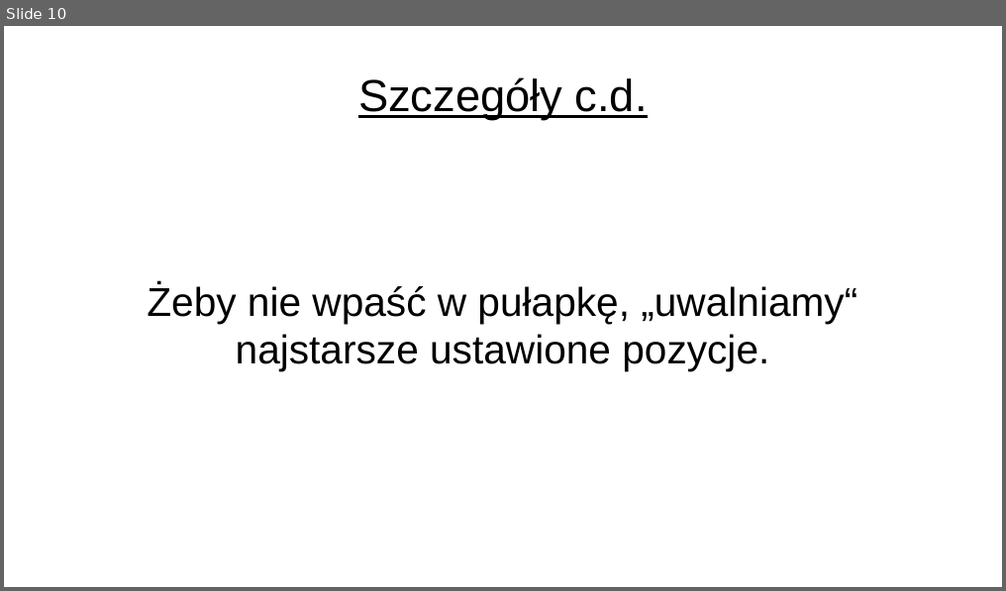
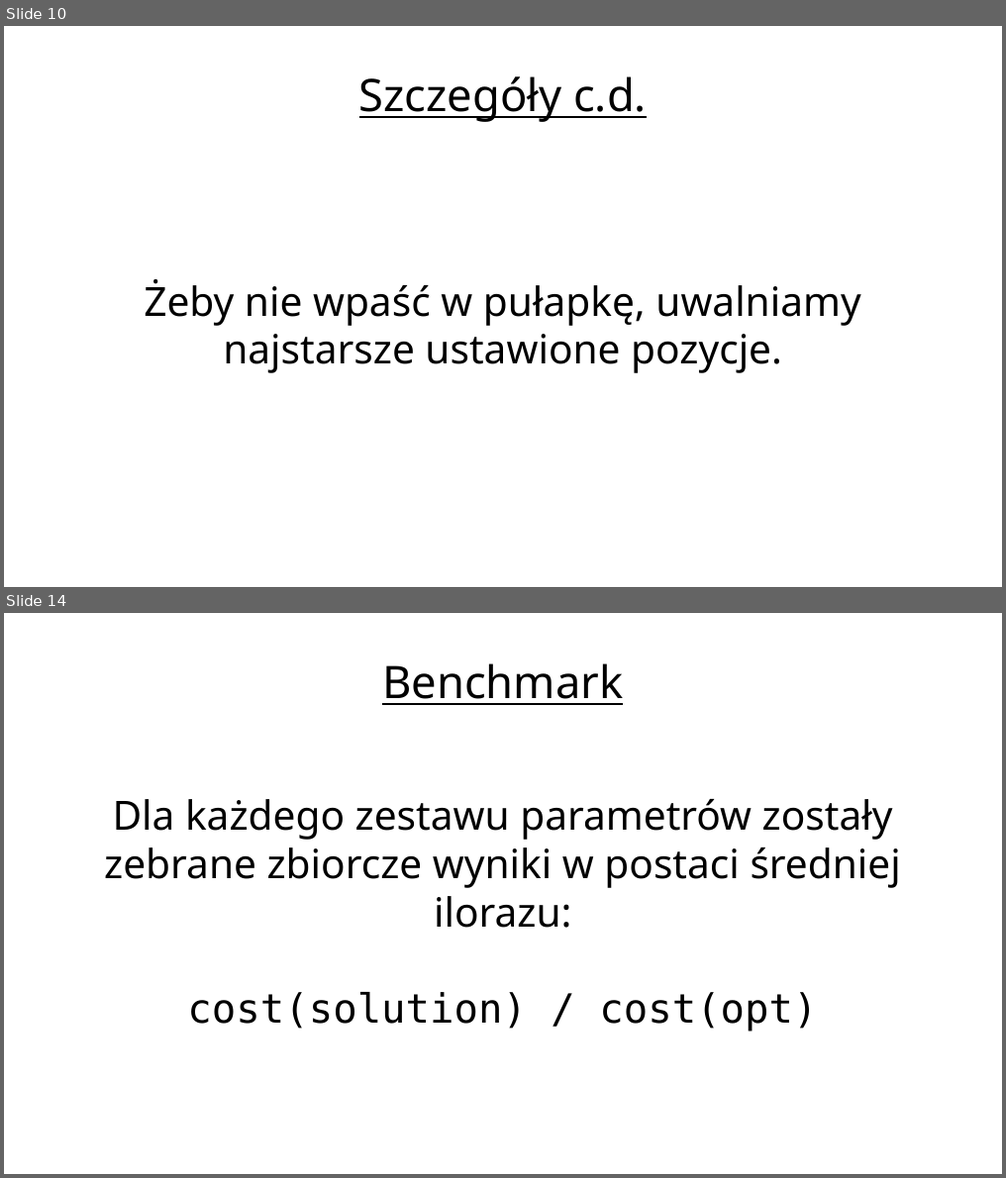
Before and after one commit to kele/metaheur_population_based, a slide deck: pres.odp. Shown one above the other, each under a label of ours: slide 10 before the commit, slides 10 and 14 after it; the slides between them are not shown. The pictures are 1006x591 and 1006x1178 pixels, drawn with LibreOffice and Linux fonts; fonts in the diff are those of the drawing; background and template pictures are left out. Boxes give left, top, right and bottom in pixels: in the first picture for what was removed or moved away, otherwise in the second. Text is boxed around its words. In the diff, an @@ line names an element or a change of style, - is before the commit and + after.

```diff
--- a/pres.odp
+++ b/pres.odp
@@ slide 14 added at (4, 613, 1002, 1174), background picture (left out) @@
@@ title added at (382, 663, 623, 705), 35.7 pt, text #000000, underline @@
+Benchmark
@@ subtitle added at (104, 799, 901, 1032), 32 pt, text #000000 @@
+Dla każdego zestawu parametrów zostały zebrane zbiorcze wyniki w postaci średniej ilorazu:
+cost(solution) / cost(opt)
@@ slide 10 changed as well @@
@@ title "Szczegóły c.d." at (359, 76, 647, 122): font Arial to Noto Sans @@
@@ subtitle at (144, 279, 860, 373): text changed; font Arial to Noto Sans @@
-Żeby nie wpaść w pułapkę, „uwalniamy“ najstarsze ustawione pozycje.
+Żeby nie wpaść w pułapkę, uwalniamy najstarsze ustawione pozycje.
```
Also in this commit, not shown: 8 other slides changed, 10 other slides added, 2 other files.
